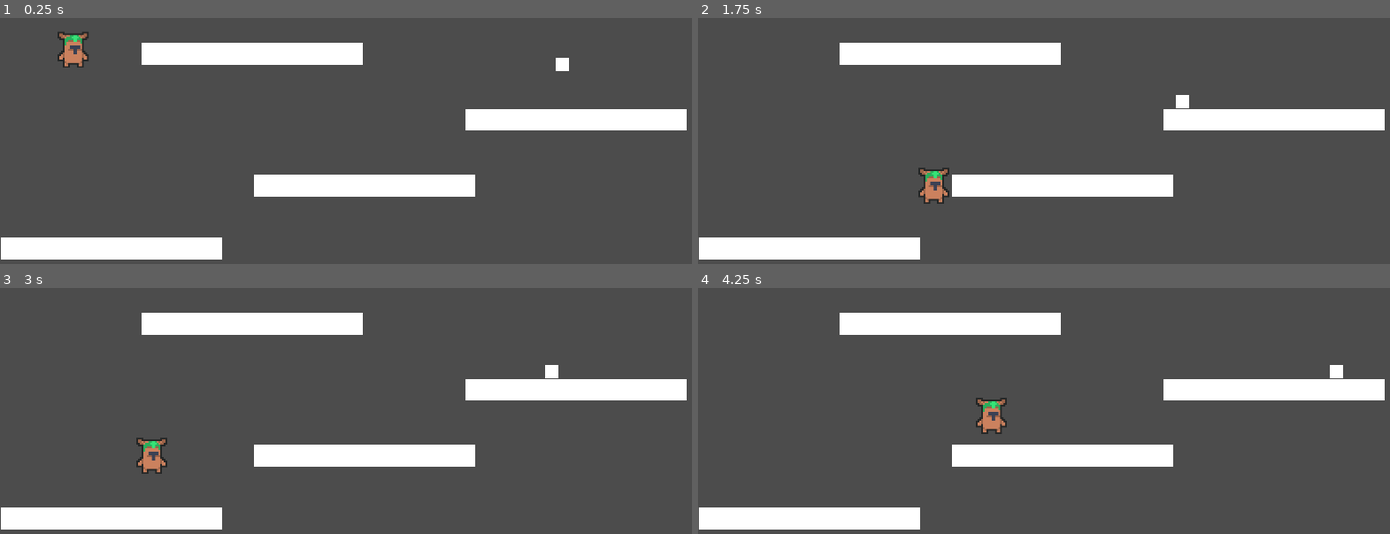
Above: before the commit, frames 1-4 (two rows, left to right).
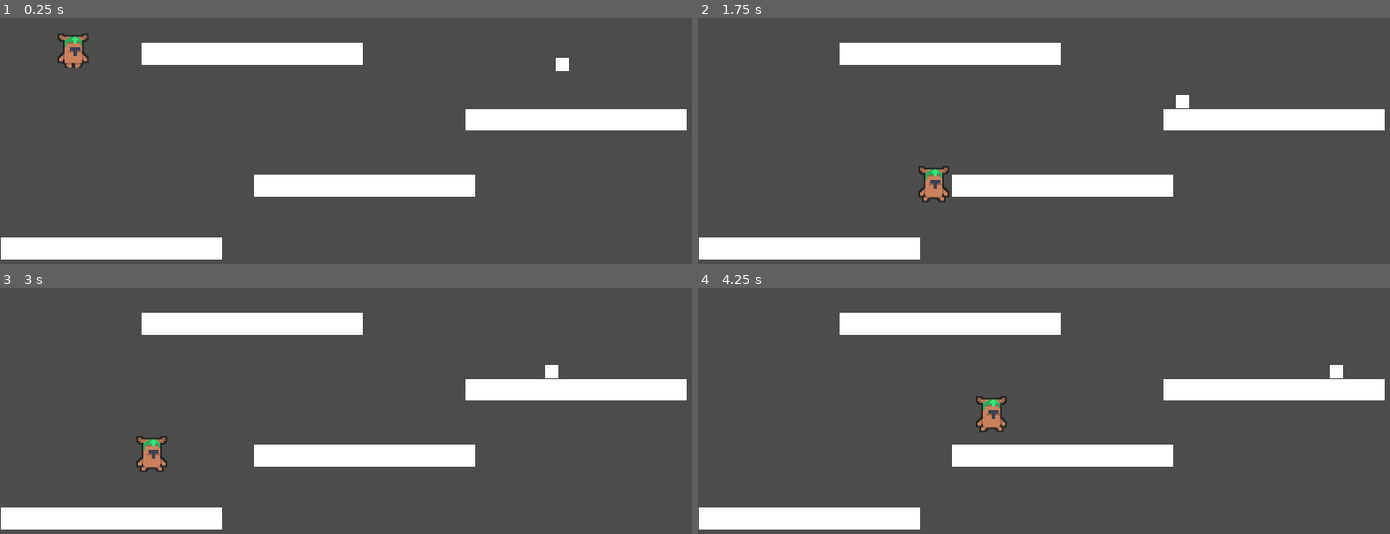
Above: after the commit, the same moments.

Repository: Joaco545/Tree_Game
Game: Godot game, scene res://Scenes/TestScene.tscn
The game is run twice, just before and just after one commit, with the same random seed, the same clock (stepped at 60 frames per second) and the same inputs.
Inputs:
- Up to frame 1 (0.25 s): no input
- Up to frame 2 (1.75 s): hold D (move_right) from 0.53 s (still down); tap W (jump) at 0.6, 0.77, 1.07, 1.52, 1.55 s; tap Space (fire) at 1.35 s
- Up to frame 3 (3 s): tap W (jump) at 1.82, 2.1 s; release D (move_right) at 2.03 s; hold A (move_left) 2.03-2.78 s; hold D (move_right) from 2.78 s (still down); tap Space (fire) at 2.85 s
- Up to frame 4 (4.25 s): keep holding D (move_right); tap W (jump) at 3.02, 3.05, 3.32, 3.6, 3.77, 4.07 s

The runs differ from the first frame. In frame 1, 0.2% of the frame differs, in the area x 8-13%, y 5-21%; in frame 2, 0.2%; in frame 3, 0.2%; in frame 4, 0.2%.

Commit message:
Mejore la animacion del personaje

Diff:
--- a/Scenes/TestLindo.tscn
+++ b/Scenes/TestLindo.tscn
@@ -670,4 +670,7 @@
 tile_data = PoolIntArray( 65561, 8, 0, 65562, 9, 0, 65563, 10, 0, 131077, 11, 0, 131096, 7, 0, 131097, 12, 0, 131098, 5 …(1320 unchanged characters)…
 
 [node name="Player" parent="." instance=ExtResource( 32 )]
-position = Vector2( 160, 435 )
+position = Vector2( 165, 398 )
+__meta__ = {
+"_edit_group_": true
+}
--- a/Scripts/Player/PlayerController.gd
+++ b/Scripts/Player/PlayerController.gd
@@ -6,6 +6,7 @@
 const MAX_SPEED = 200
 const ACCELERATION = 50
 const JUMP_HEIGHT = -250
+const JUMP_FRAME = 2
 
 onready var animacion = $AnimatedSprite
 var velocity = Vector2.ZERO
@@ -14,6 +15,7 @@
 var poder_restante = 0
 var timer_disparo = 0.0
 var puedo_disparar = true
+var jumping = false
 
 # Called when the node enters the scene tree for the first time.
 func _ready():
@@ -47,8 +49,19 @@
 		velocity.x = min(velocity.x + ACCELERATION, -MAX_SPEED)
 		me_muevo = true
 		animacion.flip_h = true
+
+
+	if jumping:
+		animacion.playing = false
+		animacion.frame = JUMP_FRAME
+	if me_muevo:
+		animacion.playing = true
 	else:
-		animacion.flip_h = false
+		animacion.playing = false
+		animacion.frame = 0
+
+
+
 
 	# Si no puedo disparar, reduzco timer y veo si ya puedo disparar
 	if puedo_disparar == false:
@@ -62,6 +75,10 @@
 
 		if Input.is_action_just_pressed("jump"):
 			velocity.y = JUMP_HEIGHT
+			jumping = true
+		else:
+			jumping = false
+
 
 		if me_muevo == false:
 			velocity.x = lerp(velocity.x, 0, 0.2)
